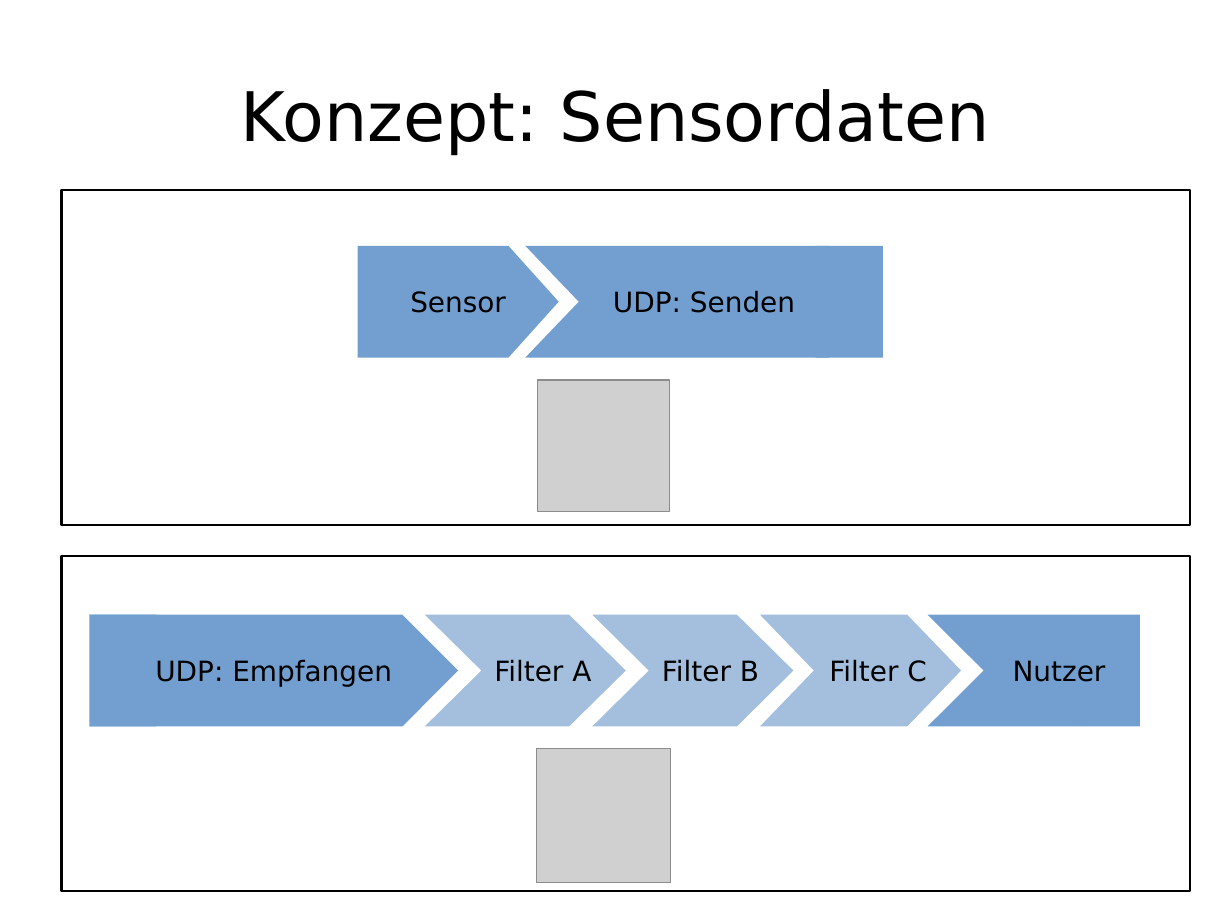
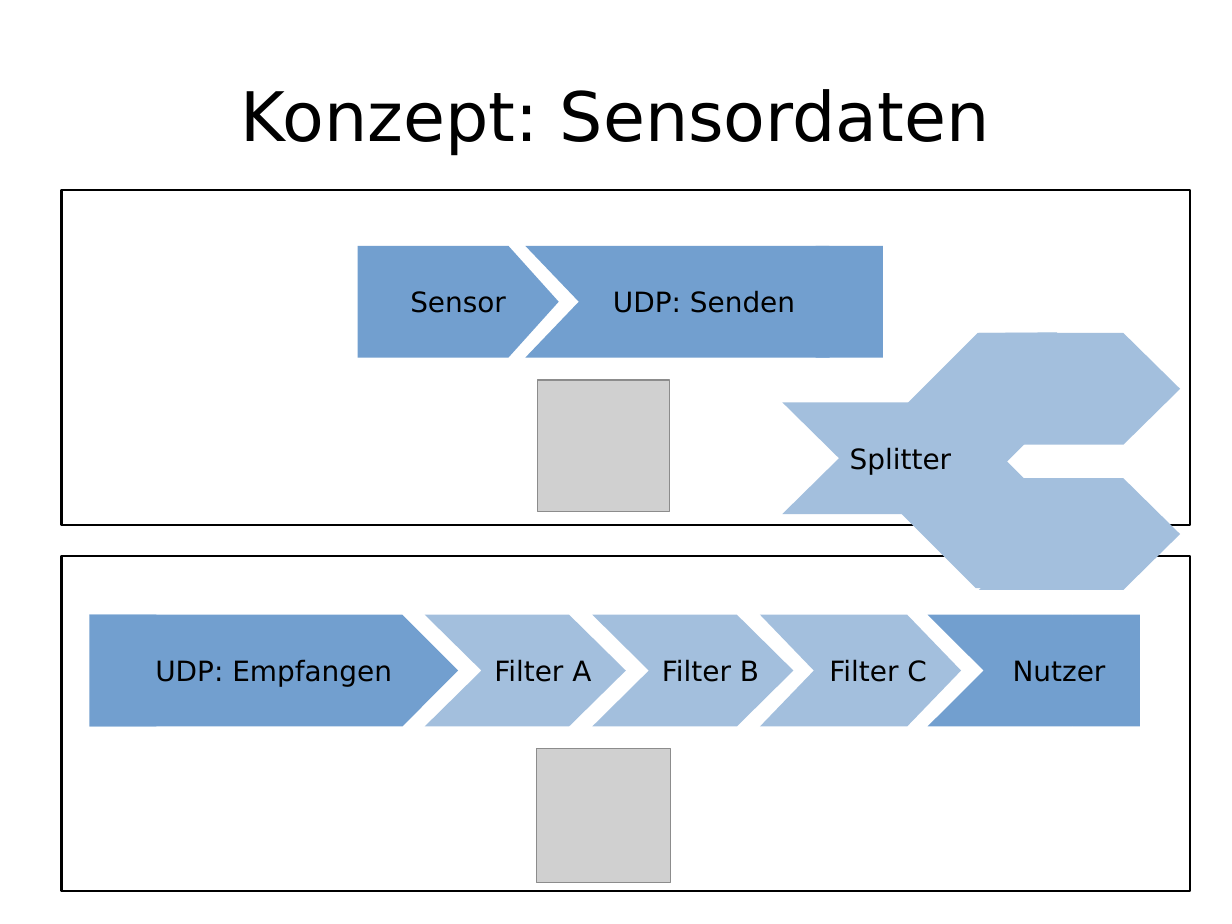
Before and after one commit to enra64/psychic-giggle, a slide deck: slide 14 of zwischenstand anfang dezember.odp. Drawn at 1232x924 pixels with LibreOffice and Linux fonts; fonts in the diff are those of the drawing; grey boxes stand for pictures. Boxes give left, top, right and bottom in pixels: in the first picture for what was removed or moved away, otherwise in the second. Text is boxed around its words. In the diff, an @@ line names an element or a change of style, - is before the commit and + after.

```diff
--- a/zwischenstand anfang dezember.odp
+++ b/zwischenstand anfang dezember.odp
@@ freeform shape added at [876,293,1098,514], fill #A3BFDD @@
@@ freeform shape added at [979,333,1181,445], fill #A3BFDD @@
@@ freeform shape added at [783,402,984,514], fill #A3BFDD, 18 pt, text #000000 @@
+Splitter
@@ freeform shape added at [874,407,1096,628], fill #A3BFDD @@
@@ freeform shape added at [979,478,1181,590], fill #A3BFDD @@
```
Also in this commit, not shown: 1 slide added, 4 other files.
